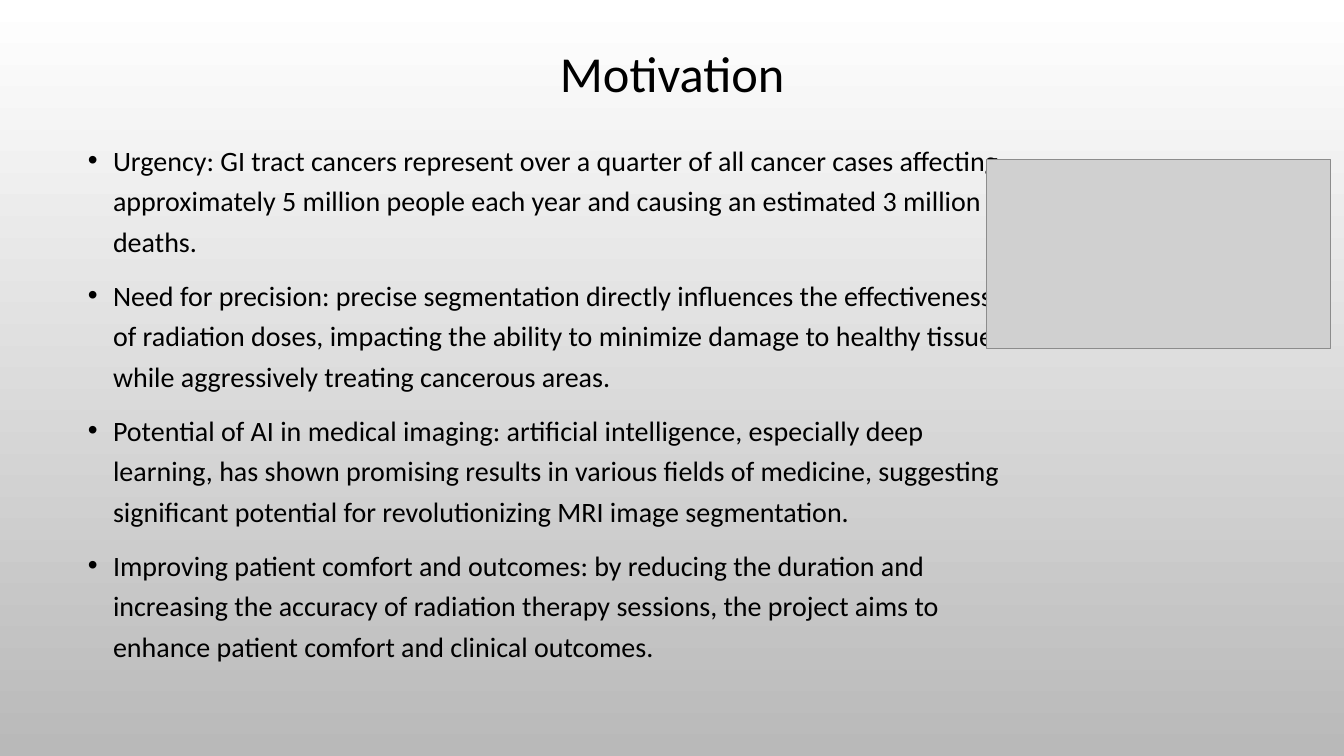
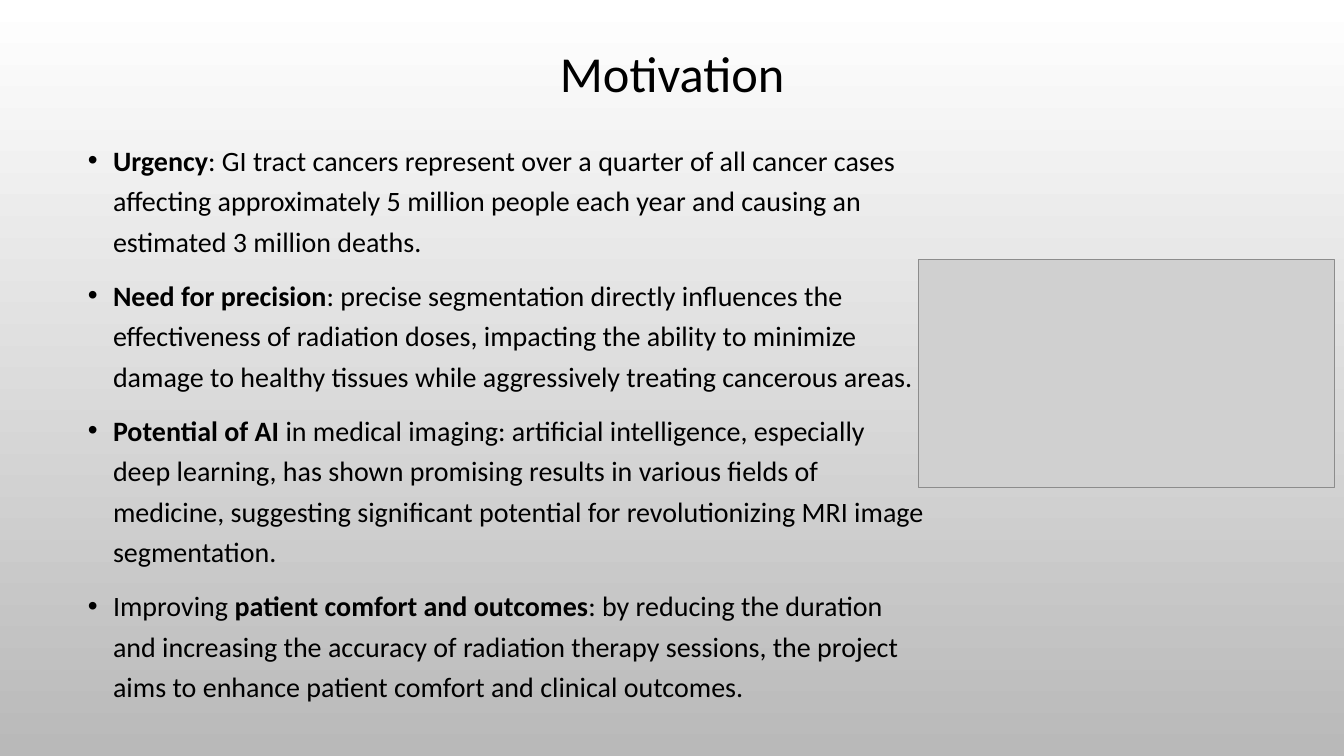
Before and after one commit to rotemlv/CapstoneProject, a slide deck: slide 2 of Capstone Project Phase A - Presentation.pptx. Drawn at 1344x756 pixels with LibreOffice and Linux fonts; fonts in the diff are those of the drawing; grey boxes stand for pictures; background and template pictures are left out. Boxes give left, top, right and bottom in pixels: in the first picture for what was removed or moved away, otherwise in the second. Text is boxed around its words. In the diff, an @@ line names an element or a change of style, - is before the commit and + after.

Commit message:
cleaned presentation and fixed design issues

```diff
--- a/Capstone Project Phase A - Presentation.pptx
+++ b/Capstone Project Phase A - Presentation.pptx
@@ text "Urgency: GI tract cancers represent ..." at [113, 151, 923, 702]: bold on in "Urgency:", "Need for precision:", "Potential of AI", "patient comfort and outcomes:" @@
@@ picture: place and size @@
-picture at [987, 159, 1332, 349]
+picture at [919, 260, 1335, 488]
```
Also in this commit, not shown: 13 other slides changed.
